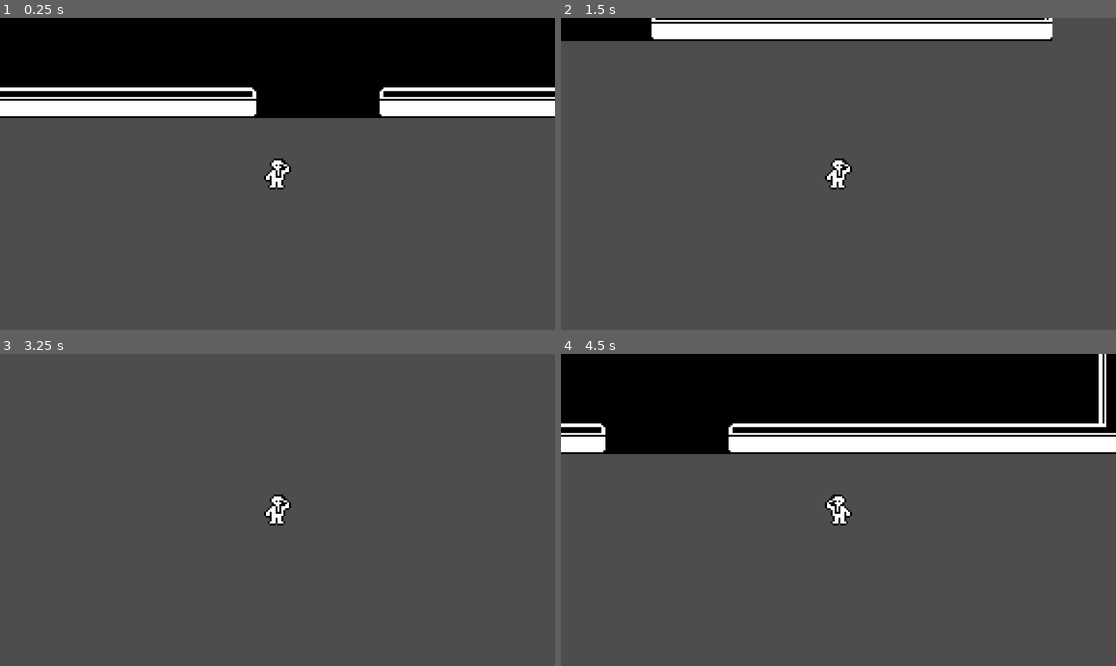
Above: before the commit, frames 1-4 (two rows, left to right).
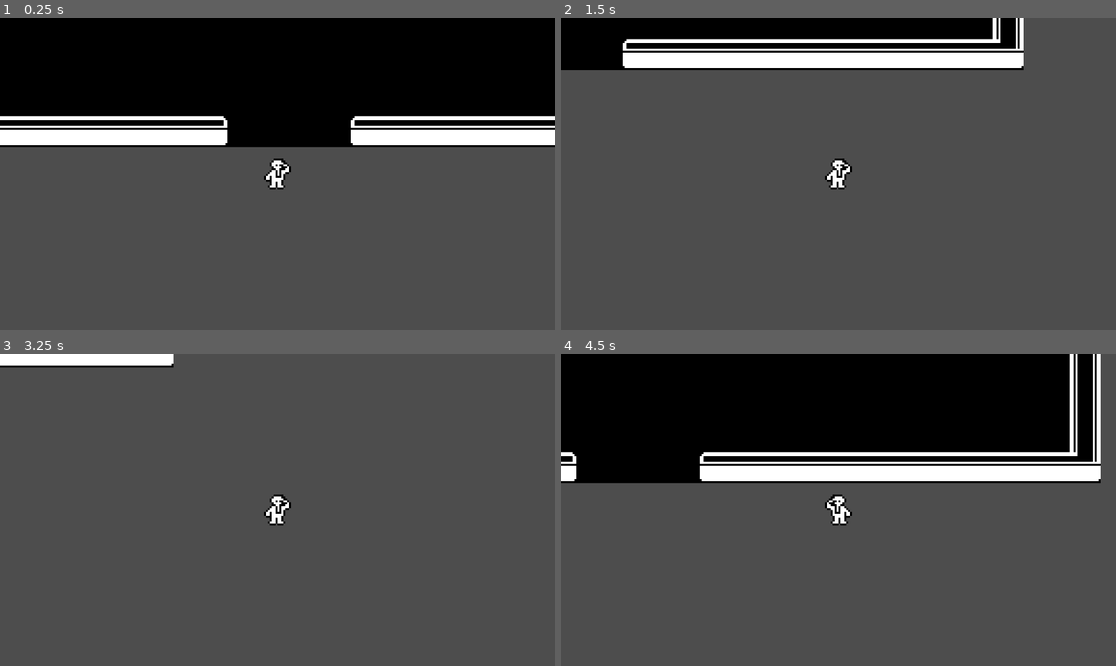
Above: after the commit, the same moments.

Repository: davy-bitencourt/museu_de_dinosauro
Game: Godot game, scene res://scenes/cena.tscn
The game is run twice, just before and just after one commit, with the same random seed, the same clock (stepped at 60 frames per second) and the same inputs. The project has no main scene, so this scene is started directly.
Inputs:
- Up to frame 1 (0.25 s): no input
- Up to frame 2 (1.5 s): tap Enter at 0.5 s; hold Right (ui_right) 0.53-1.28 s; hold Down (ui_down) from 1.28 s (still down)
- Up to frame 3 (3.25 s): tap Space at 2 s; release Down (ui_down) at 2.03 s; hold Right (ui_right) 2.03-2.78 s; tap Enter at 2.75 s; hold Up (ui_up) from 2.78 s (still down)
- Up to frame 4 (4.5 s): release Up (ui_up) at 3.53 s; hold Left (ui_left) from 3.53 s (still down)

The runs differ from the first frame. In frame 1, 15% of the frame differs, in the area x 0-100%, y 22-42%; in frame 2, 12%; in frame 3, 1.4%; in frame 4, 16%, in the area x 0-100%, y 0-42%.

Commit message:
update: colectable object

Diff:
--- a/scenes/cena.tscn
+++ b/scenes/cena.tscn
@@ -371,7 +371,7 @@
 position = Vector2(-241, -379)
 
 [node name="Player" parent="." unique_id=937131686 instance=ExtResource("1_2vsai")]
-position = Vector2(27, -51)
+position = Vector2(42, -66)
 collision_mask = 6
 
 [node name="Entity" parent="." unique_id=1103176739 instance=ExtResource("3_mxkdn")]
--- a/scenes/colectable.tscn
+++ b/scenes/colectable.tscn
@@ -1,18 +1,16 @@
 [gd_scene format=3 uid="uid://cqi1fvopewsp4"]
 
 [ext_resource type="Texture2D" uid="uid://bhs228nkx547y" path="res://sprites/agypts_artefact2.png" id="1_ehe8b"]
+[ext_resource type="Script" uid="uid://cfo4himqb47i6" path="res://scripts/colectable.gd" id="1_xsreb"]
 
-[sub_resource type="RectangleShape2D" id="RectangleShape2D_r1wdx"]
-size = Vector2(17, 16)
+[sub_resource type="RectangleShape2D" id="RectangleShape2D_b53ah"]
 
-[node name="Colectable" type="Node2D" unique_id=1188574546]
+[node name="Area2D" type="Area2D" unique_id=822932260]
+script = ExtResource("1_xsreb")
 
-[node name="Sprite2D" type="Sprite2D" parent="." unique_id=1172492628]
+[node name="Sprite2D" type="Sprite2D" parent="." unique_id=927904238]
 texture_filter = 1
 texture = ExtResource("1_ehe8b")
 
-[node name="Area2D" type="Area2D" parent="." unique_id=1215759927]
-
-[node name="CollisionShape2D" type="CollisionShape2D" parent="Area2D" unique_id=194851424]
-position = Vector2(0.5, 0)
-shape = SubResource("RectangleShape2D_r1wdx")
+[node name="CollisionShape2D" type="CollisionShape2D" parent="." unique_id=2051404413]
+shape = SubResource("RectangleShape2D_b53ah")
--- /dev/null
+++ b/scripts/colectable.gd
@@ -0,0 +1,8 @@
+extends Area2D
+
+func _ready() -> void:
+	body_entered.connect(_on_body_entered)
+
+func _on_body_entered(body: Node2D) -> void:
+	if body.is_in_group("Player"):
+		queue_free()
Not shown, added: scripts/colectable.gd.uid
Not shown, added: TODO.md
